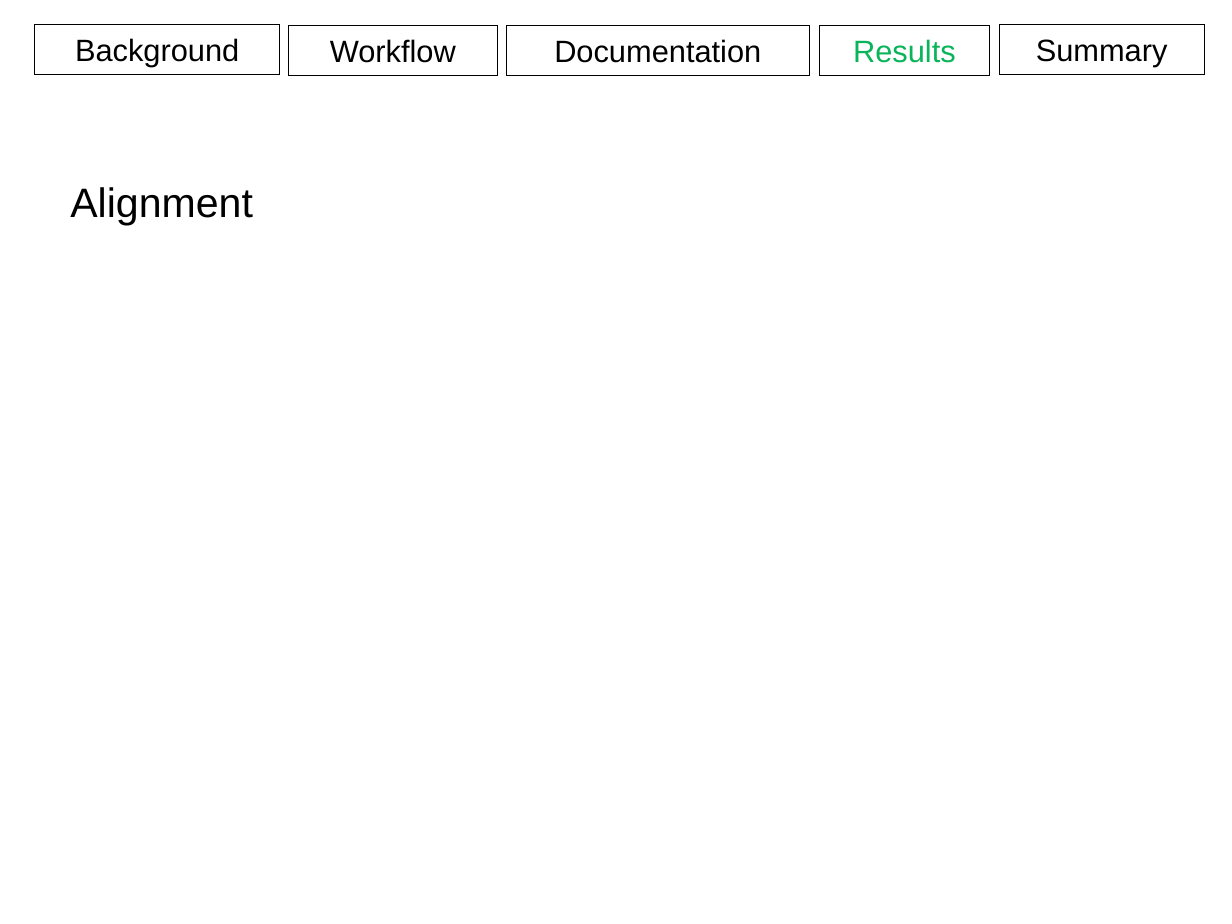
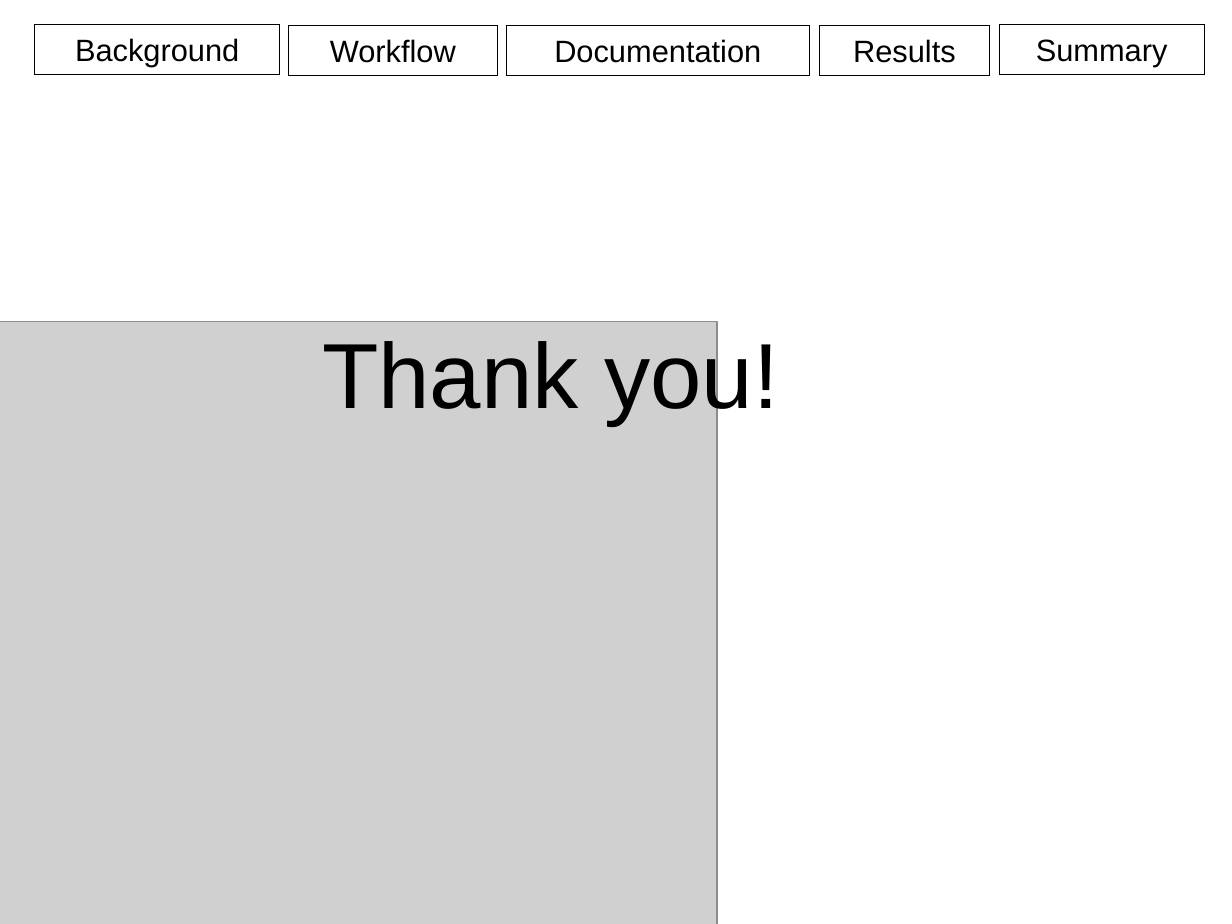
Before and after one commit to aweeger/BCB546X_FinalGroup, a slide deck: slide 29 of Presentation.pptx (slide 27 before the commit). Drawn at 1232x924 pixels with LibreOffice and Linux fonts; fonts in the diff are those of the drawing; grey boxes stand for pictures. Boxes give left, top, right and bottom in pixels: in the first picture for what was removed or moved away, otherwise in the second. Text is boxed around its words. In the diff, an @@ line names an element or a change of style, - is before the commit and + after.

```diff
--- a/Presentation.pptx
+++ b/Presentation.pptx
@@ rectangle "Results" at [819, 26, 989, 75]: text colour #0AB45A to #000000 @@
@@ text removed at [70, 187, 253, 225] @@
-Alignment
@@ picture added at [0, 322, 717, 924] @@
@@ text added at [322, 335, 779, 425], 54 pt, text #000000 @@
+Thank you!
```
Also in this commit, not shown: 18 other slides changed, 2 slides removed, 1 other file.
